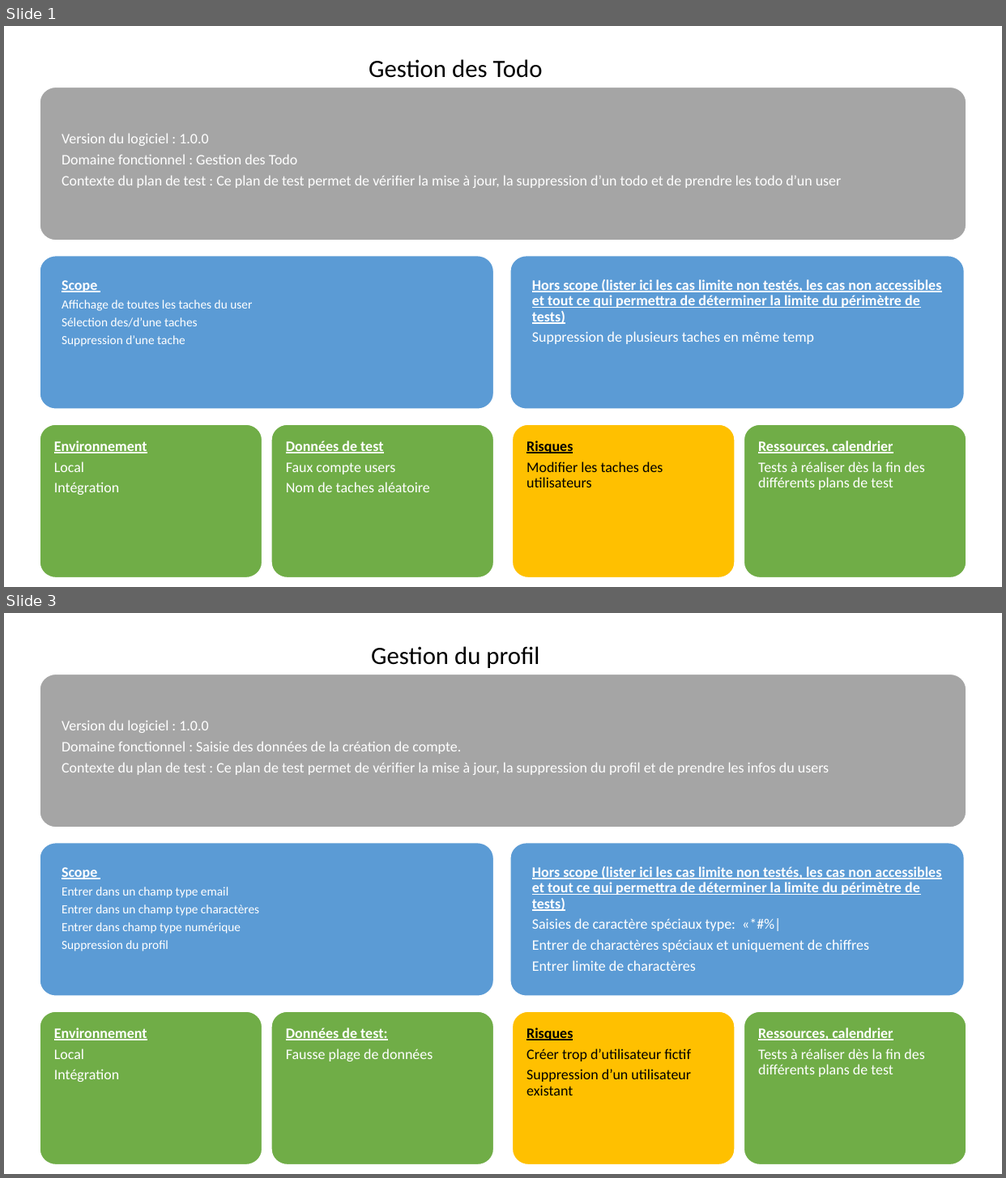
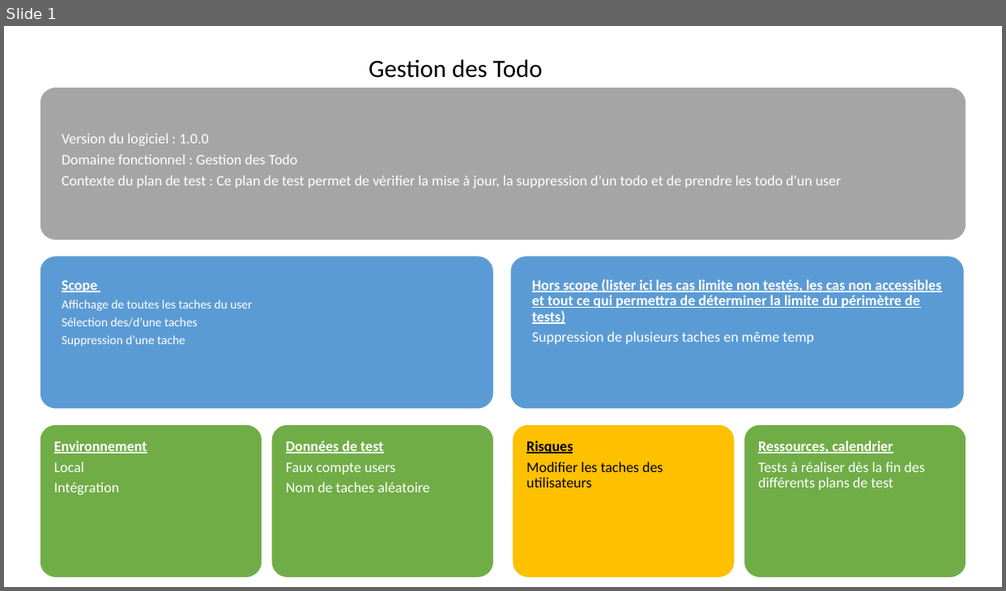
Before and after one commit to termimi/P_DevOps324-450, a slide deck: WIP/plan de test/planTestGestionToDo.pptx. Shown one above the other, each under a label of ours: slides 1 and 3 before the commit, slide 1 after it; the slides between them are not shown. The pictures are 1006x1178 and 1006x591 pixels, drawn with LibreOffice and Linux fonts; fonts in the diff are those of the drawing. Boxes give left, top, right and bottom in pixels: in the first picture for what was removed or moved away, otherwise in the second. Text is boxed around its words. In the diff, an @@ line names an element or a change of style, - is before the commit and + after.

Commit message:
[doc] (plan de test): Création d'un fichier par plan de test

```diff
--- a/WIP/plan de test/planTestGestionToDo.pptx
+++ b/WIP/plan de test/planTestGestionToDo.pptx
@@ slide 3 removed at box(4, 613, 1002, 1174), background #FFFFFF @@
@@ text removed at box(371, 646, 539, 668) @@
-Gestion du profil
@@ group removed at box(40, 675, 967, 1165): 7 freeform shapes @@
-Version du logiciel : 1.0.0
-Domaine fonctionnel : Saisie des données de la création de compte.
-Contexte du plan de test : Ce plan de test permet de vérifier la mise à jour, la suppression du profil et de prendre les infos du users
-Scope
-Entrer dans un champ type email
-Entrer dans un champ type charactères
-Entrer dans champ type numérique
-Suppression du profil
-Environnement
-Local
-Intégration
-Données de test:
-Fausse plage de données
-Hors scope (lister ici les cas limite non testés, les cas non accessibles et tout ce qui permettra de déterminer la limite du périmètre de tests)
-Saisies de caractère spéciaux type: «*#%|
-Entrer de charactères spéciaux et uniquement de chiffres
-Entrer limite de charactères
-Risques
-Créer trop d’utilisateur fictif
-Suppression d’un utilisateur existant
-Ressources, calendrier
-Tests à réaliser dès la fin des différents plans de test
```
Also in this commit, not shown: 1 other slide removed, 2 other files.
